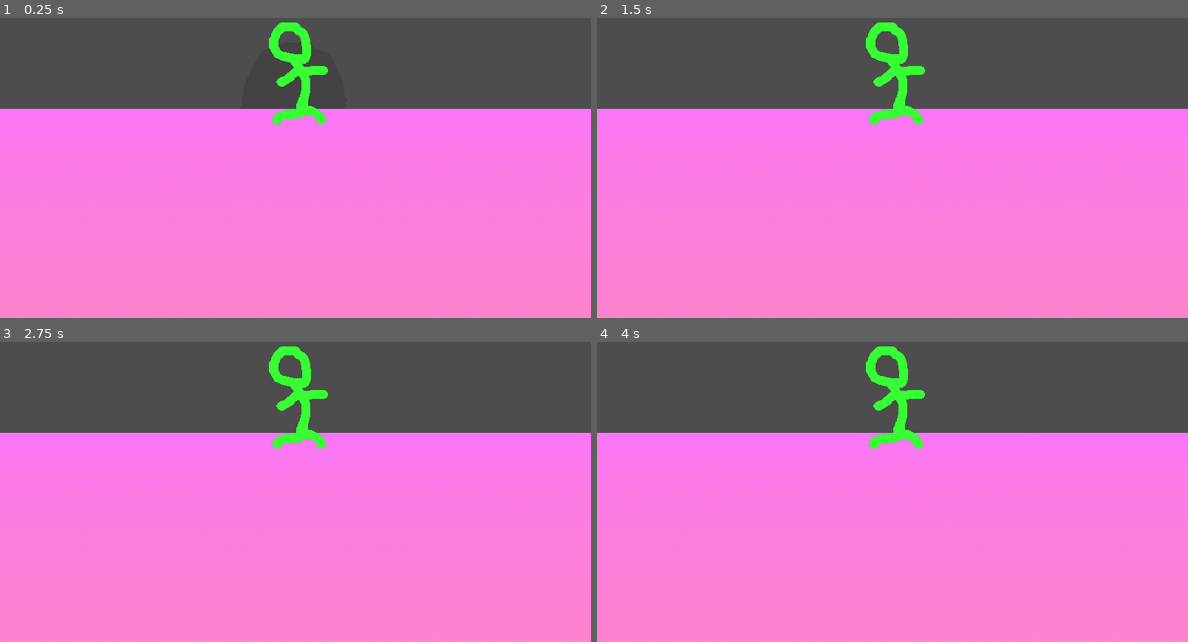
Above: before the commit, frames 1-4 (two rows, left to right).
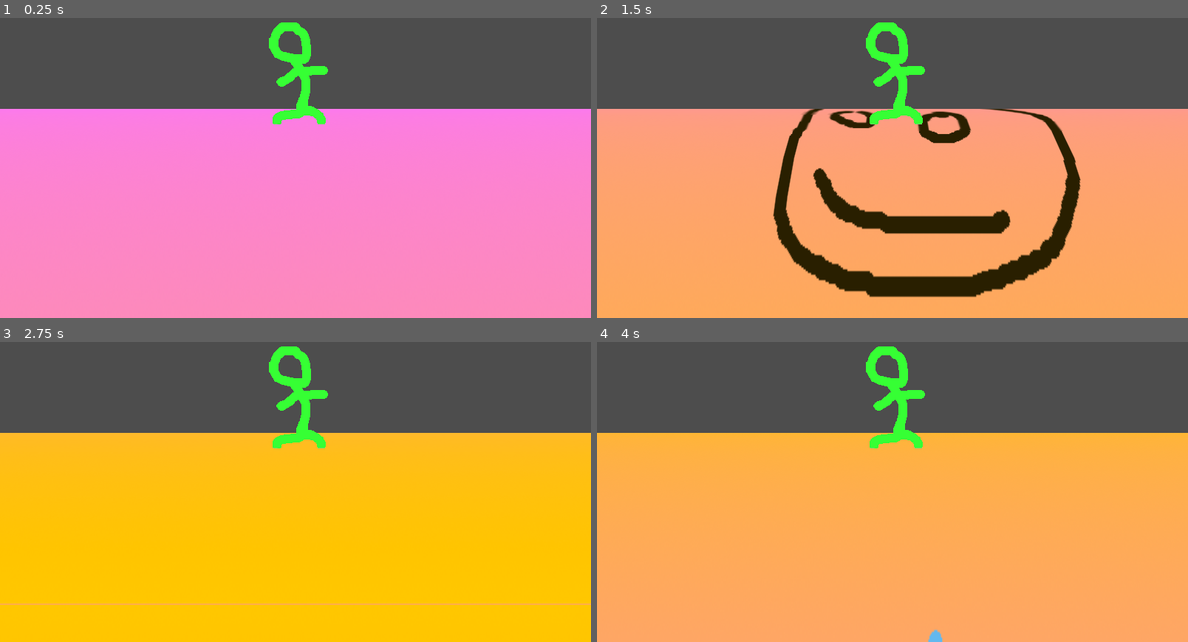
Above: after the commit, the same moments.

Repository: abam-iksde/polyjam-2024
Game: Godot game, scene res://scenes/game_scene.tscn
Same seed, same stepped clock (60 frames per second), same inputs: the game is played once before the commit and once after it.
Inputs:
- Up to frame 1 (0.25 s): no input
- Up to frame 2 (1.5 s): no input
- Up to frame 3 (2.75 s): no input
- Up to frame 4 (4 s): no input

The runs differ from the first frame. In frame 2, 69% of the frame differs, in the area x 0-100%, y 30-100%; in frame 3, 69%; in frame 4, 69%.

Commit message:
WIP implement sections

Diff:
--- a/project.godot
+++ b/project.godot
@@ -15,6 +15,11 @@
 config/features=PackedStringArray("4.2", "Forward Plus")
 config/icon="res://icon.svg"
 
+[autoload]
+
+Sections="*res://scripts/sections.gd"
+Motion="*res://scripts/motion.gd"
+
 [display]
 
 window/size/viewport_width=1600
--- a/scenes/game_scene.tscn
+++ b/scenes/game_scene.tscn
@@ -1,23 +1,84 @@
 [gd_scene load_steps=7 format=3 uid="uid://dwpq5bji37inr"]
 
+[ext_resource type="Script" path="res://scripts/game_scene.gd" id="1_salqn"]
 [ext_resource type="ArrayMesh" uid="uid://b41r5iekmbsnj" path="res://meshes/ground.obj" id="1_w61uq"]
-[ext_resource type="Texture2D" uid="uid://c3ly0nt2h0ifg" path="res://textures/test_ground.png" id="2_dfngg"]
 [ext_resource type="Texture2D" uid="uid://dpwv16nd2xvkc" path="res://textures/william.png" id="3_h3kvm"]
-[ext_resource type="PackedScene" uid="uid://dopf07njssl0k" path="res://scenes/obstacle.tscn" id="4_4rsxt"]
 
-[sub_resource type="StandardMaterial3D" id="StandardMaterial3D_x0sol"]
-shading_mode = 0
-albedo_texture = ExtResource("2_dfngg")
+[sub_resource type="Shader" id="Shader_gqyho"]
+code = "// NOTE: Shader automatically converted from Godot Engine 4.2.1.stable's StandardMaterial3D.
+
+shader_type spatial;
+render_mode blend_mix,depth_draw_opaque,cull_back,diffuse_burley,specular_schlick_ggx,unshaded;
+uniform vec4 albedo : source_color;
+uniform sampler2D texture_1 : source_color,filter_linear_mipmap,repeat_enable;
+uniform sampler2D texture_2 : source_color,filter_linear_mipmap,repeat_enable;
+uniform float point_size : hint_range(0,128);
+uniform float roughness : hint_range(0,1);
+uniform sampler2D texture_metallic : hint_default_white,filter_linear_mipmap,repeat_enable;
+uniform vec4 metallic_texture_channel;
+uniform sampler2D texture_roughness : hint_roughness_r,filter_linear_mipmap,repeat_enable;
+uniform float specular;
+uniform float metallic;
+uniform vec3 uv1_scale;
+uniform vec3 uv1_offset;
+uniform vec3 uv2_scale;
+uniform vec3 uv2_offset;
+uniform float uv_shift;
+
+
+void vertex() {
+	UV=UV*uv1_scale.xy+uv1_offset.xy;
+}
+
+
+
+
+
+
+void fragment() {
+	vec2 base_uv = UV;
+	vec4 albedo_tex;
+	if (base_uv.y + uv_shift < 1.0) {
+		albedo_tex = texture(texture_1,base_uv + vec2(0.0, uv_shift));
+	}
+	else {
+		albedo_tex = texture(texture_2,base_uv + vec2(0.0, uv_shift));
+	}
+	ALBEDO = albedo.rgb * albedo_tex.rgb;
+	float metallic_tex = dot(texture(texture_metallic,base_uv),metallic_texture_channel);
+	METALLIC = metallic_tex * metallic;
+	vec4 roughness_texture_channel = vec4(1.0,0.0,0.0,0.0);
+	float roughness_tex = dot(texture(texture_roughness,base_uv),roughness_texture_channel);
+	ROUGHNESS = roughness_tex * roughness;
+	SPECULAR = specular;
+}
+"
+
+[sub_resource type="ShaderMaterial" id="ShaderMaterial_4eamb"]
+render_priority = 0
+shader = SubResource("Shader_gqyho")
+shader_parameter/albedo = Color(1, 1, 1, 1)
+shader_parameter/point_size = 1.0
+shader_parameter/roughness = 1.0
+shader_parameter/metallic_texture_channel = null
+shader_parameter/specular = 0.5
+shader_parameter/metallic = 0.0
+shader_parameter/uv1_scale = Vector3(1, 1, 1)
+shader_parameter/uv1_offset = Vector3(0, 0, 0)
+shader_parameter/uv2_scale = Vector3(1, 1, 1)
+shader_parameter/uv2_offset = Vector3(0, 0, 0)
+shader_parameter/uv_shift = null
 
 [sub_resource type="BoxShape3D" id="BoxShape3D_bq3sv"]
-size = Vector3(0.6, 1, 0.3)
+size = Vector3(0.6, 0.9198, 0.3)
 
 [node name="game_scene" type="Node3D"]
+script = ExtResource("1_salqn")
 
 [node name="ground" type="MeshInstance3D" parent="."]
 transform = Transform3D(4.37114e-08, 1, -1.50996e-07, 1, -4.37114e-08, 0, -6.60024e-15, -1.50996e-07, -1, 0, 0, 0)
 mesh = ExtResource("1_w61uq")
-surface_material_override/0 = SubResource("StandardMaterial3D_x0sol")
+surface_material_override/0 = SubResource("ShaderMaterial_4eamb")
 
 [node name="camera" type="Camera3D" parent="."]
 transform = Transform3D(1, 0, 0, 0, 0.991967, 0.126493, 0, -0.126493, 0.991967, 0, 2.2401, 5.26224)
@@ -27,6 +88,7 @@
 transform = Transform3D(1, 0, 0, 0, 1, 0, 0, 0, 1, 0, 2.34861, 0.717878)
 
 [node name="collision_shape" type="CollisionShape3D" parent="willie"]
+transform = Transform3D(1, 0, 0, 0, 1, 0, 0, 0, 1, 0, -0.0401001, 0)
 shape = SubResource("BoxShape3D_bq3sv")
 
 [node name="sprite" type="Sprite3D" parent="willie"]
@@ -35,4 +97,4 @@
 alpha_cut = 1
 texture = ExtResource("3_h3kvm")
 
-[node name="obstacle" parent="." instance=ExtResource("4_4rsxt")]
+[node name="obstacles" type="Node3D" parent="."]
--- a/scenes/obstacle.tscn
+++ b/scenes/obstacle.tscn
@@ -7,6 +7,7 @@
 size = Vector3(1, 0.2, 0.5)
 
 [node name="obstacle" type="Area3D"]
+transform = Transform3D(1, 0, 0, 0, -1, 8.74228e-08, 0, -8.74228e-08, -1, 0, 0, 0)
 script = ExtResource("1_ysrwq")
 
 [node name="collision_shape" type="CollisionShape3D" parent="."]
--- /dev/null
+++ b/scenes/obstacle_rep.tscn
@@ -0,0 +1,13 @@
+[gd_scene load_steps=2 format=3 uid="uid://banp62cnhxxme"]
+
+[ext_resource type="Script" path="res://scripts/obstacle_rep.gd" id="1_ycqkl"]
+
+[node name="obstacle_rep" type="Sprite2D"]
+script = ExtResource("1_ycqkl")
+
+[node name="collision" type="ColorRect" parent="."]
+offset_left = -128.0
+offset_top = -128.0
+offset_right = 128.0
+offset_bottom = 128.0
+color = Color(1, 1, 1, 0.482353)
--- /dev/null
+++ b/scenes/section.tscn
@@ -0,0 +1,11 @@
+[gd_scene load_steps=2 format=3 uid="uid://dxuwadbymmeay"]
+
+[ext_resource type="Texture2D" uid="uid://c3ly0nt2h0ifg" path="res://textures/test_ground.png" id="1_s1uvm"]
+
+[node name="section" type="Node2D"]
+
+[node name="ground" type="Sprite2D" parent="."]
+texture = ExtResource("1_s1uvm")
+centered = false
+
+[node name="obstacles" type="Node2D" parent="."]
--- /dev/null
+++ b/scenes/sections/section0.tscn
@@ -0,0 +1,12 @@
+[gd_scene load_steps=4 format=3 uid="uid://b580b578u1v3c"]
+
+[ext_resource type="PackedScene" uid="uid://dxuwadbymmeay" path="res://scenes/section.tscn" id="1_rdk24"]
+[ext_resource type="PackedScene" uid="uid://banp62cnhxxme" path="res://scenes/obstacle_rep.tscn" id="2_n5nr2"]
+[ext_resource type="Texture2D" uid="uid://ci4txge240ekp" path="res://textures/stone.png" id="3_5bf73"]
+
+[node name="section" instance=ExtResource("1_rdk24")]
+
+[node name="obstacle_rep" parent="obstacles" index="0" instance=ExtResource("2_n5nr2")]
+position = Vector2(243, 636)
+texture = ExtResource("3_5bf73")
+size = Vector3(0.5, 0.2, 0.2)
--- /dev/null
+++ b/scenes/sections/section1.tscn
@@ -0,0 +1,16 @@
+[gd_scene load_steps=5 format=3 uid="uid://ckku4hx20narw"]
+
+[ext_resource type="PackedScene" uid="uid://dxuwadbymmeay" path="res://scenes/section.tscn" id="1_p1mhh"]
+[ext_resource type="Texture2D" uid="uid://cwnqgd8ngjv4n" path="res://textures/test_ground1.png" id="2_s04la"]
+[ext_resource type="PackedScene" uid="uid://banp62cnhxxme" path="res://scenes/obstacle_rep.tscn" id="3_qo0mj"]
+[ext_resource type="Texture2D" uid="uid://ci4txge240ekp" path="res://textures/stone.png" id="4_dngnc"]
+
+[node name="section" instance=ExtResource("1_p1mhh")]
+
+[node name="ground" parent="." index="0"]
+texture = ExtResource("2_s04la")
+
+[node name="obstacle_rep" parent="obstacles" index="0" instance=ExtResource("3_qo0mj")]
+position = Vector2(776, 515)
+texture = ExtResource("4_dngnc")
+size = Vector3(0.5, 0.2, 0.2)
--- /dev/null
+++ b/scripts/game_scene.gd
@@ -0,0 +1,68 @@
+extends Node3D
+
+
+@onready var ground := get_node('ground') as MeshInstance3D
+
+var this_section := 's0'
+var next_section := 's1'
+
+var next_obstacles = get_section_obstacles('s1')
+
+var section_progress := 0.0
+
+@onready var ground_material := ground.get_surface_override_material(0) as ShaderMaterial
+@onready var obstacles = get_node('obstacles') as Node3D
+
+
+func setup_textures() -> void:
+	ground_material.set_shader_parameter('texture_1', get_section_ground_texture(this_section))
+	ground_material.set_shader_parameter('texture_2', get_section_ground_texture(next_section))
+
+
+func go_next_section() -> void:
+	this_section = next_section
+	var possible_sections := Sections.SECTIONS[this_section].next as Array
+	next_section = possible_sections[randi() % len(possible_sections)]
+	section_progress -= 1.0
+	setup_textures()
+	next_obstacles = get_section_obstacles(next_section)
+
+
+func _physics_process(delta: float) -> void:
+	section_progress += delta * Motion.movement_speed
+	if section_progress >= 1.0:
+		go_next_section()
+	ground_material.set_shader_parameter('uv_shift', section_progress)
+	spawn_obstacles()
+
+
+func _ready() -> void:
+	setup_textures()
+
+
+func get_section_ground_texture(section_name: String) -> Texture:
+	return Sections.SECTIONS[section_name].section.get_node('ground').texture
+
+
+func spawn_obstacles() -> void:
+	for i in range(len(next_obstacles)):
+		var obstacle = next_obstacles[0]
+		if obstacle.position.y > section_progress:
+			return
+		var obstacle_instance = preload('res://scenes/obstacle.tscn').instantiate()
+		obstacle_instance.position.x = obstacle.position.x
+		obstacles.add_child(obstacle_instance)
+		next_obstacles.pop_front()
+
+
+func get_section_obstacles(section_name: String) -> Array:
+	var result := []
+	var obstacles = Sections.SECTIONS[section_name].section.get_node('obstacles').get_children()
+	obstacles.sort_custom(func(a, b): return a.position.y > b.position.y)
+	for obstacle in obstacles:
+		var result_obstacle = {}
+		result_obstacle.texture = obstacle.texture
+		result_obstacle.position = Vector2((obstacle.position.x-512.0)/512.0 * 4.0, obstacle.position.y/1024.0)
+		result_obstacle.size = Vector2(obstacle.get_node('collision').size.x/512.0 * 4, obstacle.get_node('collision').size.y/1024)
+		result.append(result_obstacle)
+	return result
--- /dev/null
+++ b/scripts/motion.gd
@@ -0,0 +1,5 @@
+extends Node
+
+
+var movement_speed := 0.3
+var time_scale := 1.0
--- a/scripts/obstacle.gd
+++ b/scripts/obstacle.gd
@@ -1,5 +1,11 @@
 extends Area3D
 
 
+var rot := 0.0
+
+
 func _physics_process(delta: float) -> void:
-	rotation.x -= delta
+	rot -= delta * 2*PI * Motion.movement_speed
+	if rot < -3.0 * PI:
+		queue_free()
+	rotation.x = min(rot, -PI)
--- /dev/null
+++ b/scripts/obstacle_rep.gd
@@ -0,0 +1,19 @@
+@tool
+extends Sprite2D
+
+
+@export var size = Vector3(1.0, 1.0, 1.0):
+	set(new_size):
+		size = new_size
+		generate()
+
+
+func _ready() -> void:
+	if not Engine.is_editor_hint():
+		return
+	generate()
+
+
+func generate():
+	$collision.size = Vector2(size.x * 256.0, size.y * 256.0)
+	$collision.position = -$collision.size / 2.0
--- /dev/null
+++ b/scripts/sections.gd
@@ -0,0 +1,13 @@
+extends Node
+
+
+var SECTIONS := {
+	's0': {
+		section = preload('res://scenes/sections/section0.tscn').instantiate(),
+		next = ['s1'],
+	},
+	's1': {
+		section = preload('res://scenes/sections/section1.tscn').instantiate(),
+		next = ['s0'],
+	},
+}
Binary file changed: textures/test_ground.png
Binary file added: textures/test_ground1.png
Not shown, added: textures/test_ground1.png.import
